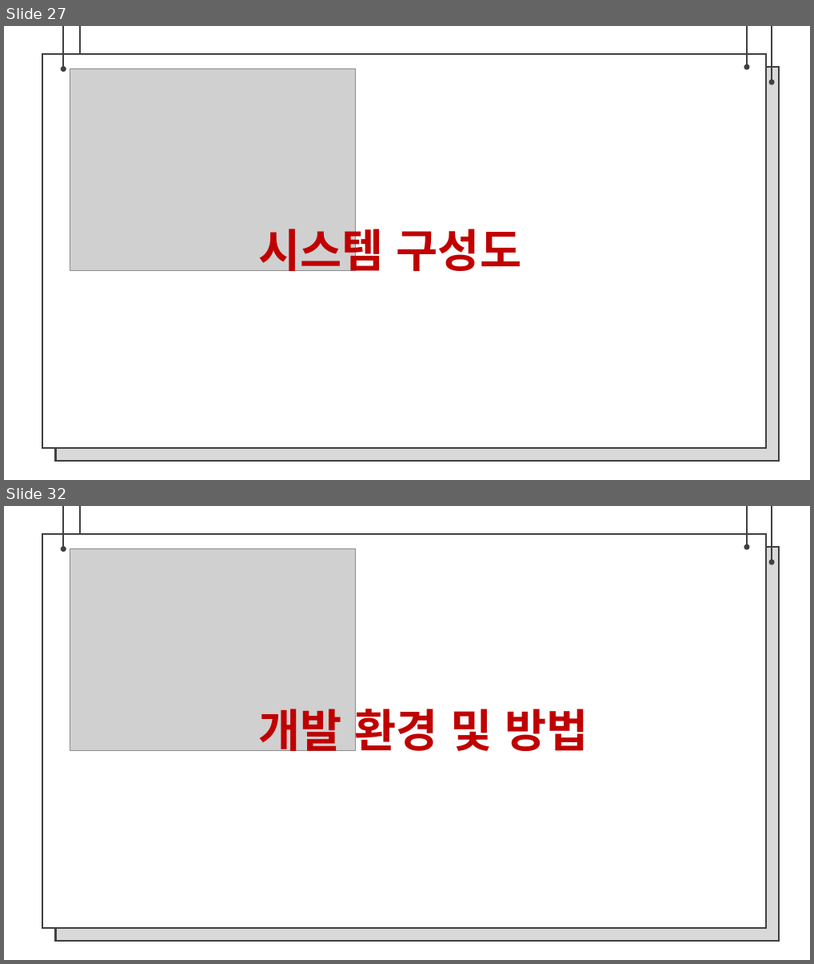
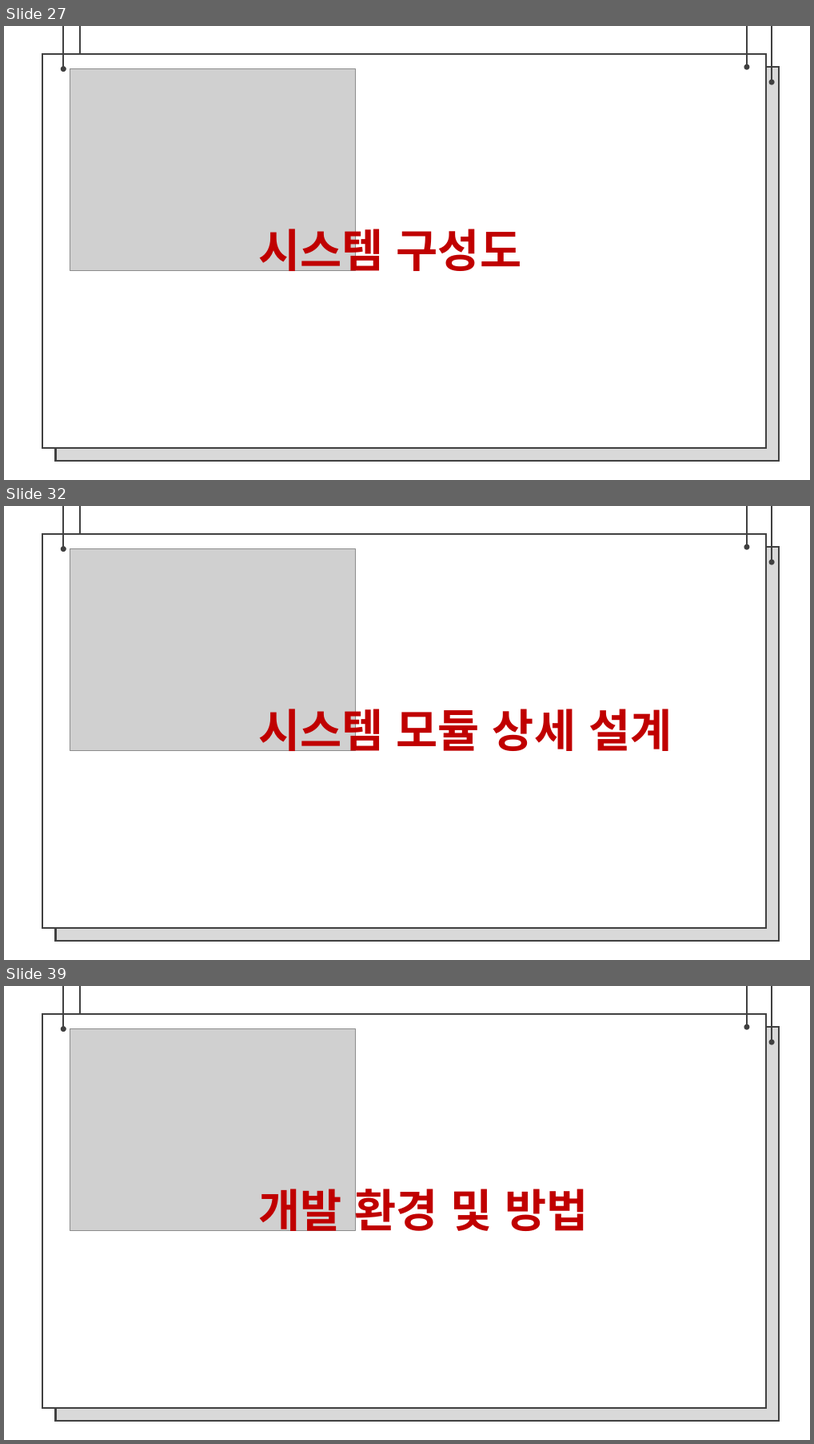
Before and after one commit to bajahoe/gitchana, a slide deck: 제안서 팀장 조동윤, 팀원 임종운.pptx. Shown one above the other, each under a label of ours: slides 27 and 32 before the commit, slides 27, 32 and 39 after it; the slides between them are not shown. The pictures are 814x964 and 814x1444 pixels, drawn with LibreOffice and Linux fonts; fonts in the diff are those of the drawing; grey boxes stand for pictures. Boxes give left, top, right and bottom in pixels: in the first picture for what was removed or moved away, otherwise in the second. Text is boxed around its words. In the diff, an @@ line names an element or a change of style, - is before the commit and + after.

```diff
--- a/제안서 팀장 조동윤, 팀원 임종운.pptx
+++ b/제안서 팀장 조동윤, 팀원 임종운.pptx
@@ slide 32 added at <box>4,506,810,960</box>, background #FFFFFF @@
@@ arrow added from (63, 506) to (63, 549), #404040 2.25 pt @@
@@ arrow added from (80, 506) to (80, 561), #404040 2.25 pt @@
@@ arrow added from (747, 506) to (747, 547), #404040 2.25 pt @@
@@ arrow added from (772, 506) to (772, 562), #404040 2.25 pt @@
@@ rectangle added at <box>42,534,766,928</box>, fill #FFFFFF, outline #404040 2 pt @@
@@ rectangle added at <box>55,547,779,941</box>, fill #D9D9D9, outline #404040 2 pt @@
@@ picture added at <box>70,549,355,751</box> @@
@@ text added at <box>258,701,672,759</box>, 54 pt, text #C00000, bold @@
+시스템 모듈 상세 설계
@@ what was slide 32 is now slide 39 @@
```
Also in this commit, not shown: 6 slides changed, 11 other slides added, 2 other files.
